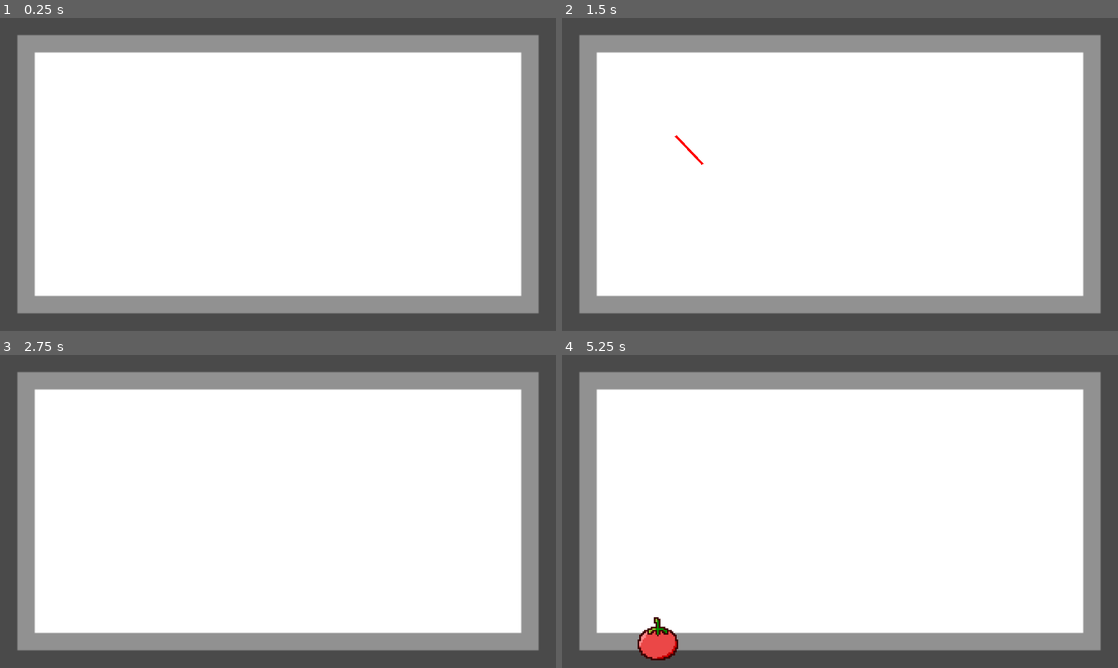
Above: before the commit, frames 1-4 (two rows, left to right).
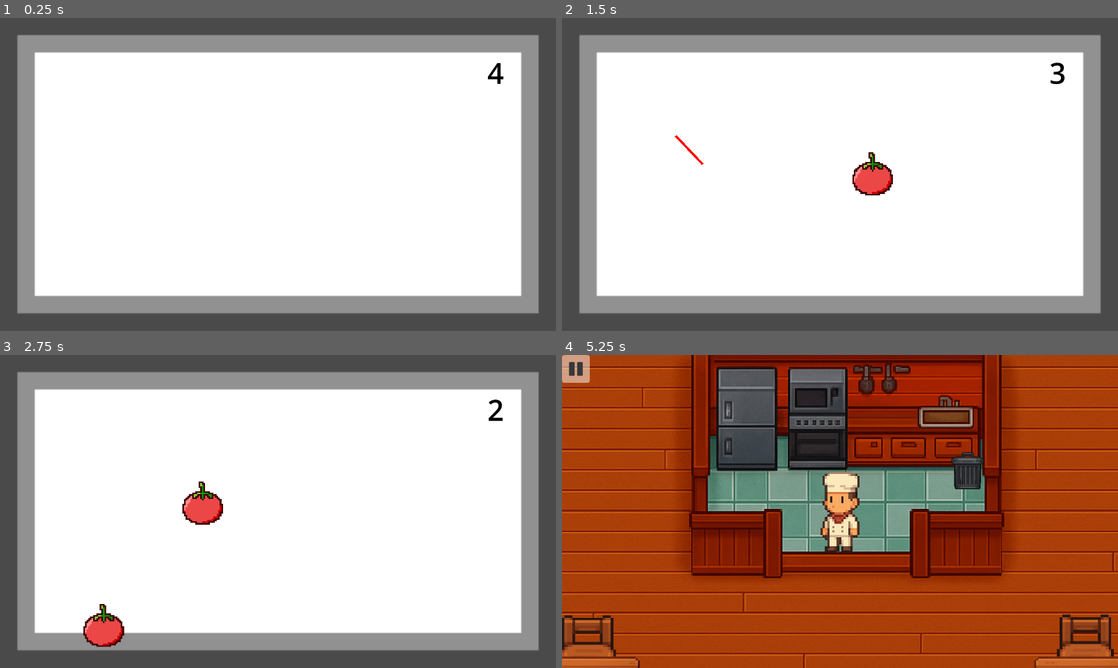
Above: after the commit, the same moments.

Repository: AlanLeo32/Rush---Dine
Game: Godot game, scene res://minigames/slicing/main.tscn
Same seed, same stepped clock (60 frames per second), same inputs: the game is played once before the commit and once after it. This scene is started directly instead of the project's main scene.
Inputs (mouse positions are in pixels of both pictures, inside the frame that each line leads up to):
- Up to frame 1 (0.25 s): no input
- Up to frame 2 (1.5 s): tap Enter (ui_accept) at 0.5, 0.77 s; move the mouse to (962, 158) at 0.52 s; hold Right (ui_right) 0.53-1.25 s; click (962, 158) at 0.67 s; drag from (728, 190) to (562, 21) at 1.27 s
- Up to frame 3 (2.75 s): move the mouse to (333, 442) at 2.02 s; hold Right (ui_right) from 2.03 s (still down); click (333, 442) at 2.17 s
- Up to frame 4 (5.25 s): release Right (ui_right) at 2.75 s; drag from (812, 574) to (673, 464) at 2.77 s; move the mouse to (1006, 558) at 3.52 s; hold Left (ui_left) 3.53-4.25 s; click (1006, 558) at 3.67 s; tap Enter (ui_accept) at 3.77 s; drag from (673, 464) to (562, 358) at 4.27 s; move the mouse to (867, 511) at 5.02 s; hold Down (ui_down) from 5.03 s (still down); click (867, 511) at 5.17 s

The runs differ from the first frame. In frame 1, 0.1% of the frame differs, in the area x 87-91%, y 14-22%; in frame 2, 0.8%; in frame 3, 1.5%; in frame 4, 100%, in the area x 0-100%, y 0-100%.
Error after the commit: Invalid access to property or key 'nombre' on a base object of type 'Nil'. (res://noche.gd:24)

Commit message:
integracionSlicingMinigame
cuando seleccionas para cocinar la receta 1 2 y 3 te manda al juego de ninja fruit. Cada receta tiene un array de minijuegos, pero por ahora solo este esta funcionando la integracion

Diff:
--- a/rush-n-dine/Globales.gd
+++ b/rush-n-dine/Globales.gd
@@ -8,6 +8,8 @@
 var recetas_desbloqueadas : Dictionary = {}
 var recursos_disponibles : Dictionary = {}
 var cant_colectables: int = 0
+var receta_actual = null
+var resultado_minijuego = {}
 
 
 func _ready():
@@ -23,7 +25,10 @@
 			"popularidad": 8,
 			"recursos_requeridos": {
 				"pescado": 1,
-			}
+			},
+			"minijuegos": [
+				"res://minigames/slicing/main.tscn"
+			]
 		},
 		"pescado_asado2": {
 			"nombre": "Pescado Asado2",
@@ -32,7 +37,10 @@
 			"popularidad": 8,
 			"recursos_requeridos": {
 				"pescado": 1,
-			}
+			},
+			"minijuegos": [
+				"res://minigames/slicing/main.tscn"
+			]
 		},
 				"pescado_asado3": {
 			"nombre": "Pescado Asado3",
@@ -41,7 +49,10 @@
 			"popularidad": 8,
 			"recursos_requeridos": {
 				"pescado": 1,
-			}
+			},
+			"minijuegos": [
+				"res://minigames/slicing/main.tscn"
+			]
 		},
 				"pescado_asado4": {
 			"nombre": "Pescado Asado4",
--- a/rush-n-dine/RecetaItem.tscn
+++ b/rush-n-dine/RecetaItem.tscn
@@ -22,6 +22,7 @@
 
 [node name="ImagenReceta" type="TextureRect" parent="CanvasLayer"]
 custom_minimum_size = Vector2(100, 100)
+layout_mode = 0
 offset_left = 50.0
 offset_top = 10.0
 offset_right = 150.0
@@ -31,6 +32,7 @@
 
 [node name="Nombre" type="Label" parent="CanvasLayer"]
 custom_minimum_size = Vector2(180, 25)
+layout_mode = 0
 offset_left = 10.0
 offset_top = 120.0
 offset_right = 190.0
@@ -40,6 +42,7 @@
 
 [node name="Popularidad" type="Label" parent="CanvasLayer"]
 custom_minimum_size = Vector2(28, 25)
+layout_mode = 0
 offset_left = 95.0
 offset_top = 160.0
 offset_right = 123.0
@@ -47,6 +50,7 @@
 
 [node name="ImagenPopularidad" type="TextureRect" parent="CanvasLayer"]
 custom_minimum_size = Vector2(25, 25)
+layout_mode = 0
 offset_left = 70.0
 offset_top = 160.0
 offset_right = 95.0
@@ -56,6 +60,7 @@
 
 [node name="Precio" type="Label" parent="CanvasLayer"]
 custom_minimum_size = Vector2(30, 25)
+layout_mode = 0
 offset_left = 31.0
 offset_top = 160.0
 offset_right = 61.0
@@ -63,6 +68,7 @@
 
 [node name="ImagenPrecio" type="TextureRect" parent="CanvasLayer"]
 custom_minimum_size = Vector2(25, 25)
+layout_mode = 0
 offset_left = 10.0
 offset_top = 160.0
 offset_right = 35.0
@@ -72,6 +78,7 @@
 
 [node name="Recursos" type="Label" parent="CanvasLayer"]
 custom_minimum_size = Vector2(25, 25)
+layout_mode = 0
 offset_left = 155.0
 offset_top = 160.0
 offset_right = 180.0
@@ -79,6 +86,7 @@
 
 [node name="ImagenRecurso" type="TextureRect" parent="CanvasLayer"]
 custom_minimum_size = Vector2(25, 25)
+layout_mode = 0
 offset_left = 130.0
 offset_top = 160.0
 offset_right = 155.0
--- a/rush-n-dine/menu_cocinar.gd
+++ b/rush-n-dine/menu_cocinar.gd
@@ -22,7 +22,25 @@
 	NocheData.disponibles_cocinar[disp_id] -= 1
 	if NocheData.disponibles_cocinar[disp_id] <= 0:
 		NocheData.disponibles_cocinar.erase(disp_id)
+
+	# Obtengo los datos de la receta
+	var receta_data = Globales.recetas_desbloqueadas[disp_id]
+	#Selecciono el minijuego
+	if receta_data.has("minijuegos") and receta_data["minijuegos"].size() > 0:
+		var lista = receta_data["minijuegos"].duplicate()
+		lista.shuffle()
+		var minijuego_path = lista[0]
+
+		# Guardar datos si necesitás (por ejemplo, nombre de receta actual)
+		Globales.receta_actual = receta_data
+
+		# Cambiar a escena del minijuego
+		get_tree().change_scene_to_file(minijuego_path)
+	else:
+		push_error("La receta no tiene minijuegos definidos")
+
 	visible = false
+
 
 func _on_cancelar_pressed() -> void:
 	visible = false
--- a/rush-n-dine/minigames/slicing/main.gd
+++ b/rush-n-dine/minigames/slicing/main.gd
@@ -2,12 +2,33 @@
 
 @onready var spawn_timer = $SpawnTimer
 @onready var fruits_node = $Veggies
+@onready var slash = $Slash
 
 const FRUIT_SCENE = preload("veggie.tscn")
 
 func _ready():
+	print("Instancia escena main del slice")
 	spawn_timer.start()
 
 func _on_spawn_timer_timeout():
 	var fruit = FRUIT_SCENE.instantiate()
 	fruits_node.add_child(fruit)
+
+func _process(delta):
+	var tiempo_restante = int($MinigameTimer.time_left)
+	$TimeLeftLabel.text = "%d" % tiempo_restante
+
+func terminar_minijuego():
+	var puntaje_final = slash.getPuntaje()
+
+	#Guardo el resultado
+	Globales.resultado_minijuego = {
+		"puntaje": puntaje_final,
+		"receta": Globales.receta_actual
+	}
+	#Volver al juego principal
+	get_tree().change_scene_to_file("res://noche.tscn")
+
+
+func _on_minigame_timer_timeout() -> void:
+	terminar_minijuego()
--- a/rush-n-dine/minigames/slicing/main.tscn
+++ b/rush-n-dine/minigames/slicing/main.tscn
@@ -1,8 +1,12 @@
-[gd_scene load_steps=4 format=3 uid="uid://chtpslsrf8e5d"]
+[gd_scene load_steps=5 format=3 uid="uid://chtpslsrf8e5d"]
 
 [ext_resource type="Script" uid="uid://ceyneqi4juexb" path="res://minigames/slicing/main.gd" id="1_wbln5"]
 [ext_resource type="Texture2D" uid="uid://bl4ey4ircw10w" path="res://Sprites/tabla-cortar.png" id="2_e61po"]
 [ext_resource type="PackedScene" uid="uid://c7xh0a4xfi15m" path="res://minigames/slicing/Slash.tscn" id="2_ee107"]
+
+[sub_resource type="LabelSettings" id="LabelSettings_ee107"]
+font_size = 100
+font_color = Color(0, 0, 0, 1)
 
 [node name="Main" type="Node2D"]
 script = ExtResource("1_wbln5")
@@ -16,12 +20,13 @@
 texture = ExtResource("2_e61po")
 
 [node name="SpawnTimer" type="Timer" parent="."]
-wait_time = 3.436
 autostart = true
 
 [node name="ScoreLabel" type="Label" parent="."]
-offset_right = 40.0
-offset_bottom = 23.0
+offset_left = 285.0
+offset_top = 157.0
+offset_right = 325.0
+offset_bottom = 180.0
 metadata/_edit_use_anchors_ = true
 
 [node name="Veggies" type="Node2D" parent="."]
@@ -31,4 +36,19 @@
 [node name="Camera2D" type="Camera2D" parent="."]
 position = Vector2(954, 532)
 
+[node name="MinigameTimer" type="Timer" parent="."]
+wait_time = 5.0
+one_shot = true
+autostart = true
+
+[node name="TimeLeftLabel" type="Label" parent="."]
+offset_left = 1677.0
+offset_top = 112.0
+offset_right = 1793.0
+offset_bottom = 389.0
+text = "
+"
+label_settings = SubResource("LabelSettings_ee107")
+
 [connection signal="timeout" from="SpawnTimer" to="." method="_on_spawn_timer_timeout"]
+[connection signal="timeout" from="MinigameTimer" to="." method="_on_minigame_timer_timeout"]
--- a/rush-n-dine/minigames/slicing/slash.gd
+++ b/rush-n-dine/minigames/slicing/slash.gd
@@ -7,6 +7,7 @@
 var dir: String
 var slice1
 var slice2
+var puntaje: int = 0
 
 func _ready():
 	line = Line2D.new()
@@ -54,10 +55,14 @@
 			if obj and obj.is_in_group("Fruta") and !obj.cortando():
 				obj.cortar()
 				print("Fruta cortada:", obj.name)
+				puntaje += 1
 				print('Direccion del corte: ' + dir)
 				elimina_fruta(obj)
 	else:
 		line.clear_points()
+
+func getPuntaje() -> int:
+	return puntaje
 
 func detectar_direccion(ult, pri) -> String:
 	var movX = ult[0] - pri[0]
--- a/rush-n-dine/noche.gd
+++ b/rush-n-dine/noche.gd
@@ -11,6 +11,22 @@
 	$Timer.one_shot = true
 	$Timer.start()
 	$Timer.timeout.connect(_on_timer_timeout)
+
+	#Logica para obtener resultados de minijuego
+	if Globales.resultado_minijuego.size() > 0:
+		procesar_resultado_minijuego(Globales.resultado_minijuego)
+		Globales.resultado_minijuego = {}  # lo limpiás para el siguiente minijuego
+
+func procesar_resultado_minijuego(resultado):
+	var puntaje = resultado.get("puntaje", 0)
+	var receta = resultado.get("receta", null)
+
+	print("¡Completaste el minijuego para:", receta.nombre)
+	print("Puntaje:", puntaje)
+
+	# Aca aplicar algo en base a los puntos
+
+	# También podrías actualizar alguna UI de resultados si tenés
 
 func _on_timer_timeout():
 	var gestor = $Mesas
